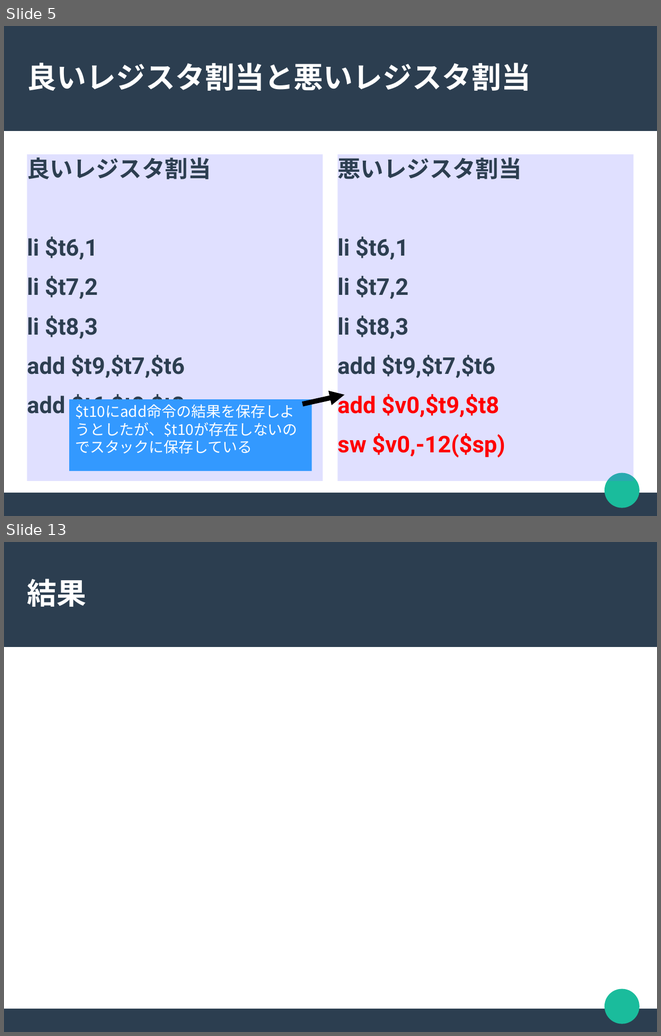
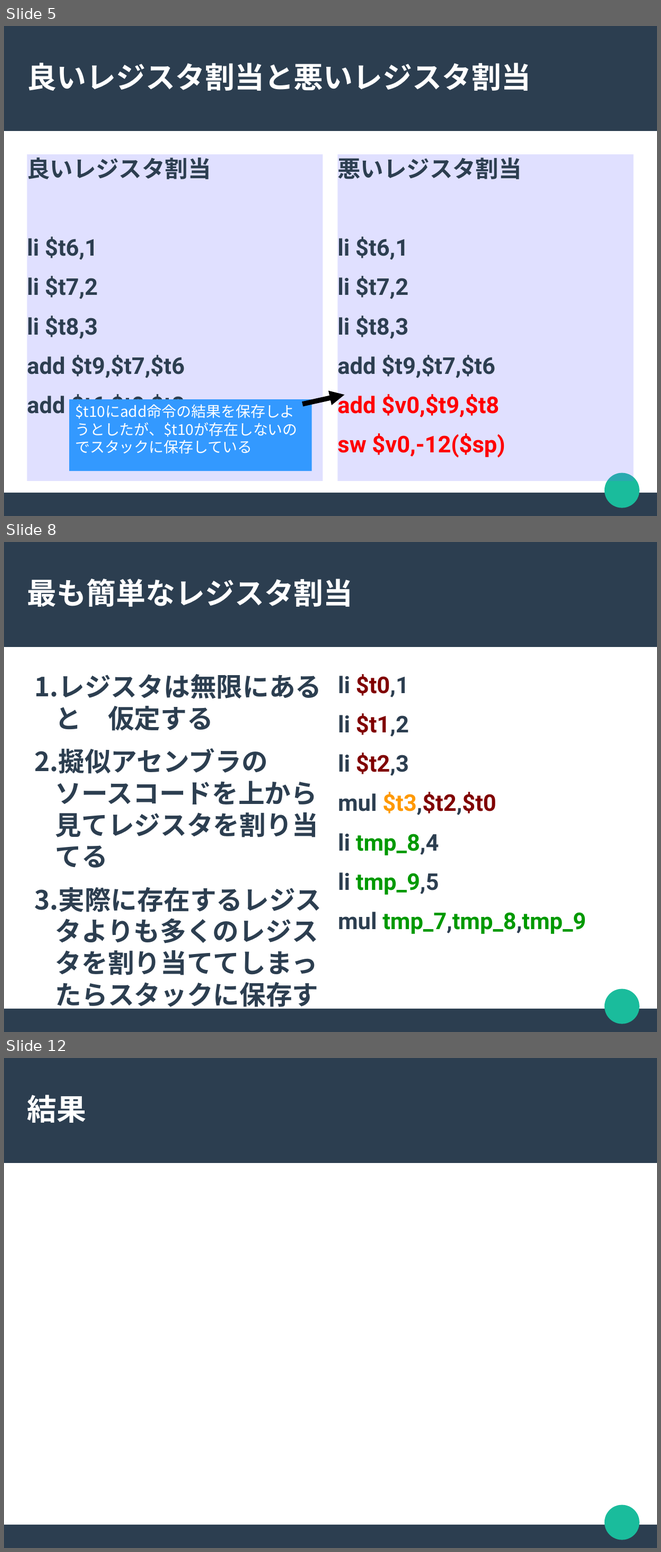
Before and after one commit to akawashiro/hml, a slide deck: hml.odp. Shown one above the other, each under a label of ours: slides 5 and 13 before the commit, slides 5, 8 and 12 after it; the slides between them are not shown. The pictures are 661x1036 and 661x1552 pixels, drawn with LibreOffice and Linux fonts; fonts in the diff are those of the drawing. Boxes give left, top, right and bottom in pixels: in the first picture for what was removed or moved away, otherwise in the second. Text is boxed around its words. In the diff, an @@ line names an element or a change of style, - is before the commit and + after.

Commit message:
スライドをif文の手前まで作った。

```diff
--- a/hml.odp
+++ b/hml.odp
@@ slide 8 added at <box>4,542,657,1032</box>, background #FFFFFF; not listed: 3 template elements that a slide beside it also shows @@
@@ title added at <box>27,579,353,607</box>, 36 pt, text #FFFFFF, bold @@
+最も簡単なレジスタ割当
@@ text added at <box>34,674,321,1011</box>, 32 pt, text #2C3E50, bold @@
+1. レジスタは無限にあると 仮定する
+2. 擬似アセンブラの ソースコードを上から見てレジスタを割り当てる
+3. 実際に存在するレジスタよりも多くのレジスタを割り当ててしまったらスタックに保存する
@@ text added at <box>338,674,586,934</box>, 28 pt, text #2C3E50, bold @@
+li $t0,1
+li $t1,2
+li $t2,3
+mul $t3,$t2,$t0
+li tmp_8,4
+li tmp_9,5
+mul tmp_7,tmp_8,tmp_9
@@ what was slide 13 is now slide 12 @@
```
Also in this commit, not shown: 2 slides changed, 5 other slides added, 4 slides removed.
